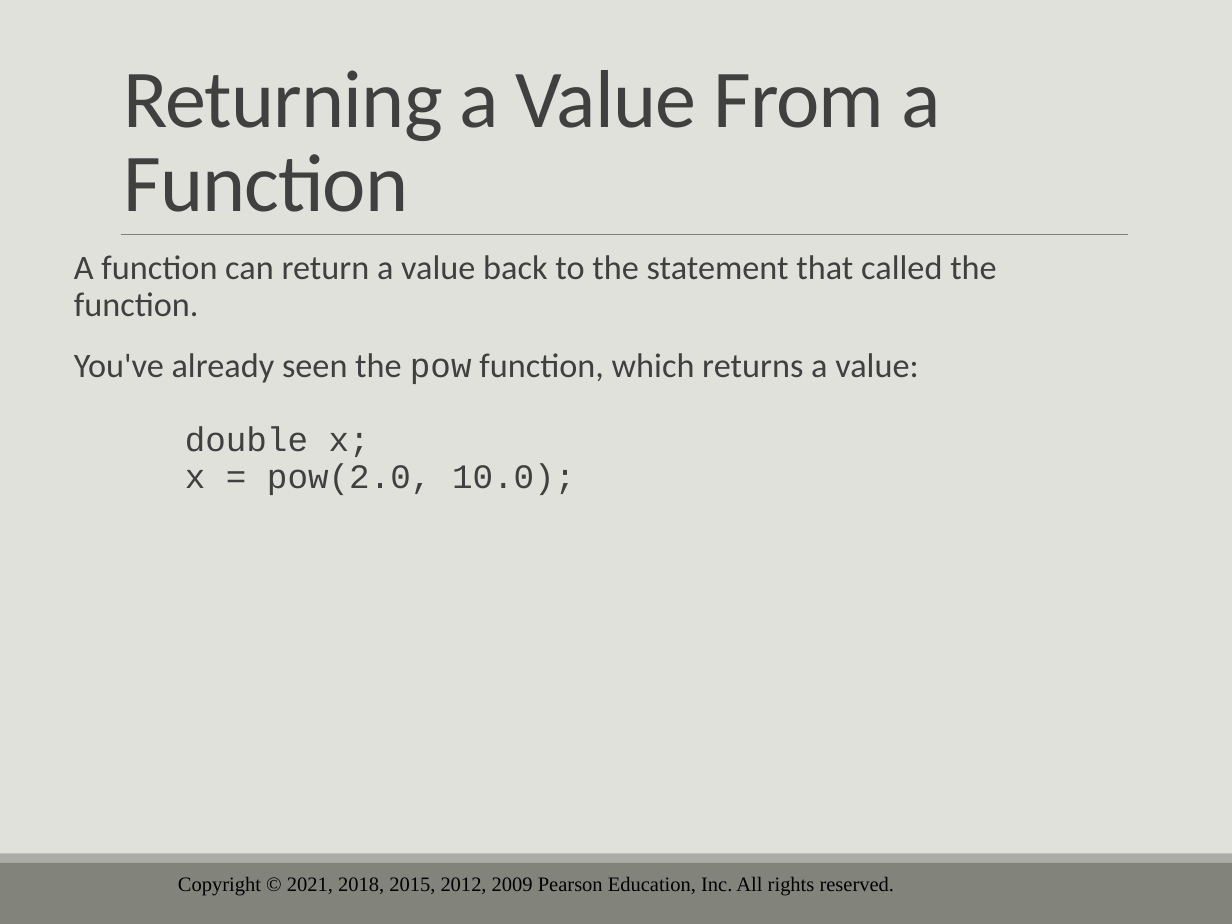
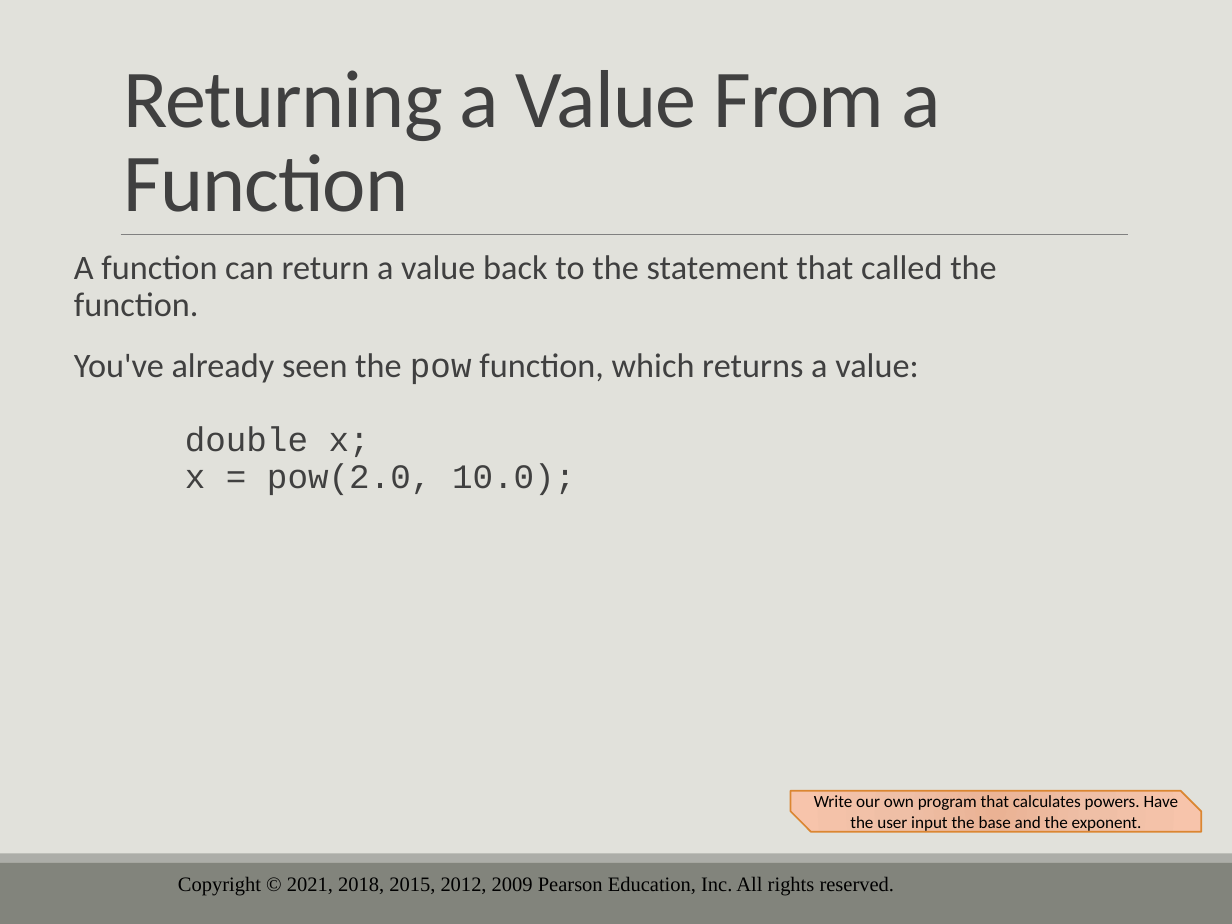
Before and after one commit to drolsonmi/eng1400, a slide deck: slide 30 of 1400_06_Functions.pptx. Drawn at 1232x924 pixels with LibreOffice and Linux fonts; fonts in the diff are those of the drawing; background and template pictures are left out. Boxes give left, top, right and bottom in pixels: in the first picture for what was removed or moved away, otherwise in the second. Text is boxed around its words. In the diff, an @@ line names an element or a change of style, - is before the commit and + after.

Commit message:
Lecture Oct 28

```diff
--- a/1400_06_Functions.pptx
+++ b/1400_06_Functions.pptx
@@ snip diag rect added at box(791, 791, 1201, 832), fill gradient #EAB395 to #EFC0A7 to #F7C5AC, outline #DB8631 1 pt, 10 pt, text #000000 @@
+Write our own program that calculates powers. Have the user input the base and the exponent.
```
